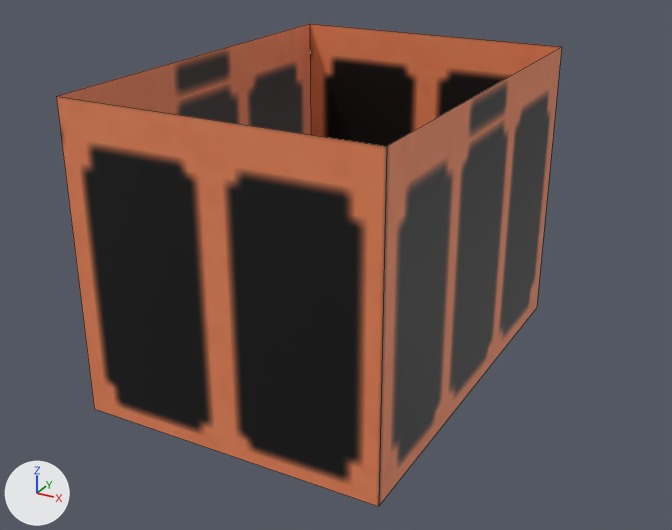
A saved change to the FBX model UNITY/Ruwu-Markt/Assets/Assets/bottleCrate.fbx.
The view is the same before and after, from a camera (50 mm lens) standing at (0.583, -1.064, 0.676) and looking at (0.01, -0.023, 0.155). Lighting does not change. The marker at lower left points along +X, +Y and +Z. The first picture is the older version. Mesh edges are drawn as thin lines. Where no turn or scale is listed for an object, it has been applied to the vertices.

Names of what the first picture shows: 'BottleCrate'.
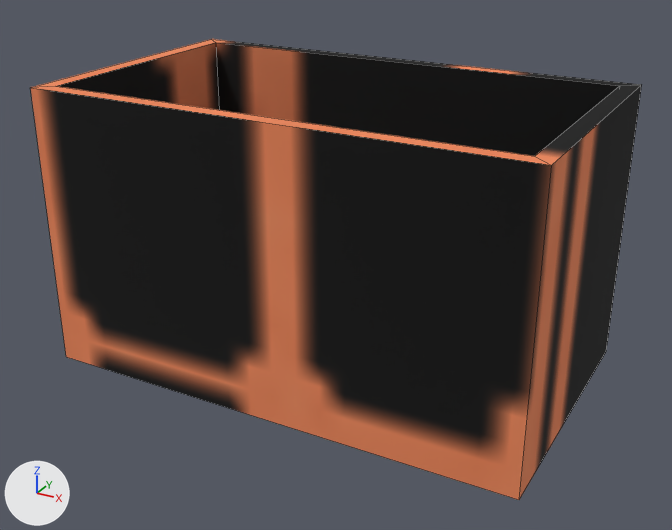
Edits to the bpy script that builds the scene:
```text
Add mat_material_083:
    mat_material_083 = principled_material('Material.083')
    mat_material_083.texture = img_bottlecrate64_png
    mat_material_083.roughness = 1.0
Change me_cube_059:
    used by ob_bottlecrate; location = (0.0, 0.0, 0.0)
    remove me_cube_059.from_pydata(...)  # 8 vertices, 5 faces; spans x -0.211..0.211, y -0.289..0.289, z 0.001..0.423
    remove me_cube_059.materials.append(mat_material_077)  # picture img_bottlecrate64_png
    add me_cube_059.from_pydata(...)  # 16 vertices, 14 faces; spans x -0.347..0.347, y -0.2..0.2, z 0.0..0.4
    me_cube_059 part 1: the whole mesh is rebuilt
    add me_cube_059.materials.append(mat_material_083)  # picture img_bottlecrate64_png
```

Pixel boxes (x1, y1, x2, y2) of what changed, in the pictures (672 x 530 px):
'BottleCrate', reshaped (21% wider): before (56, 24, 562, 506); after (30, 39, 641, 500)
